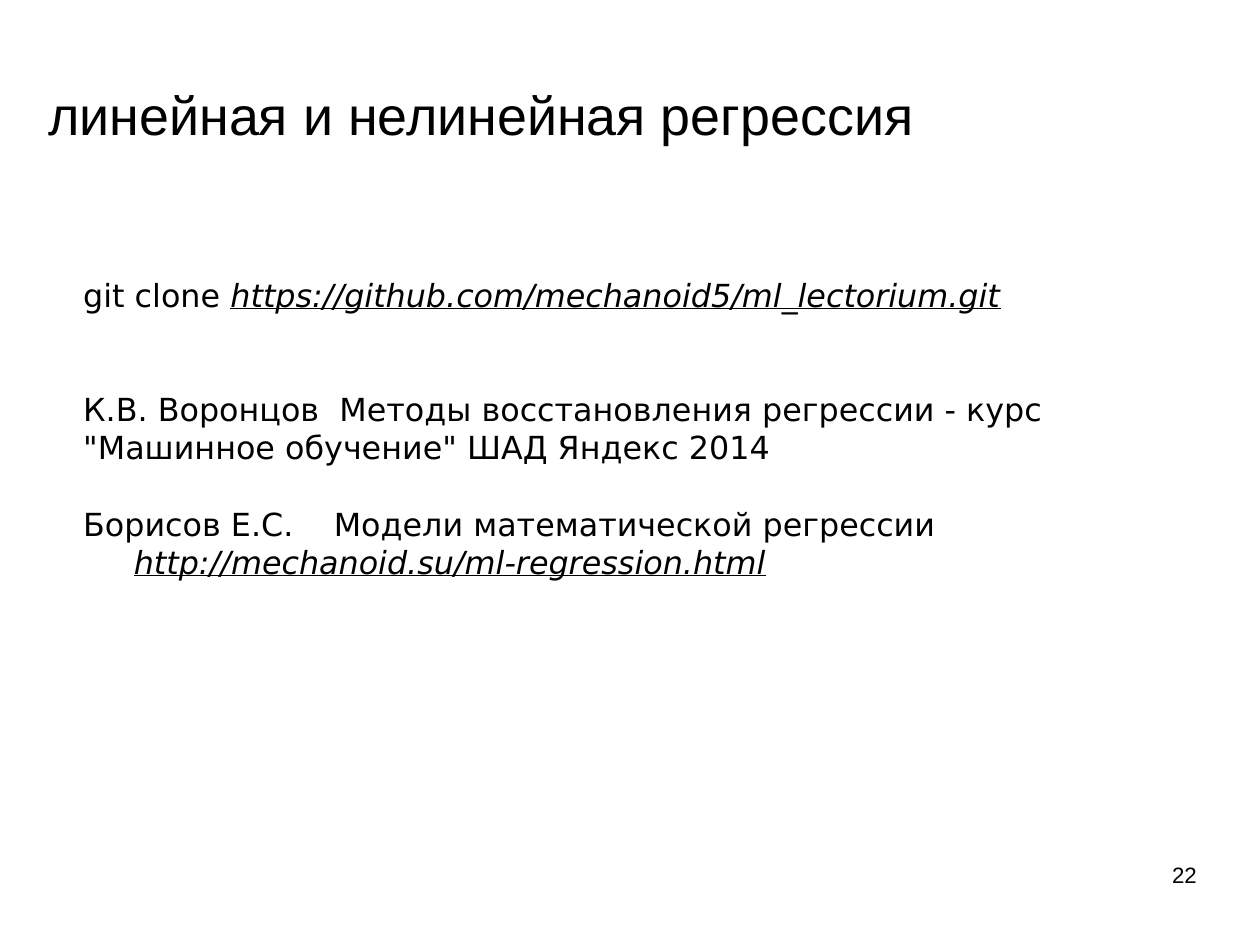
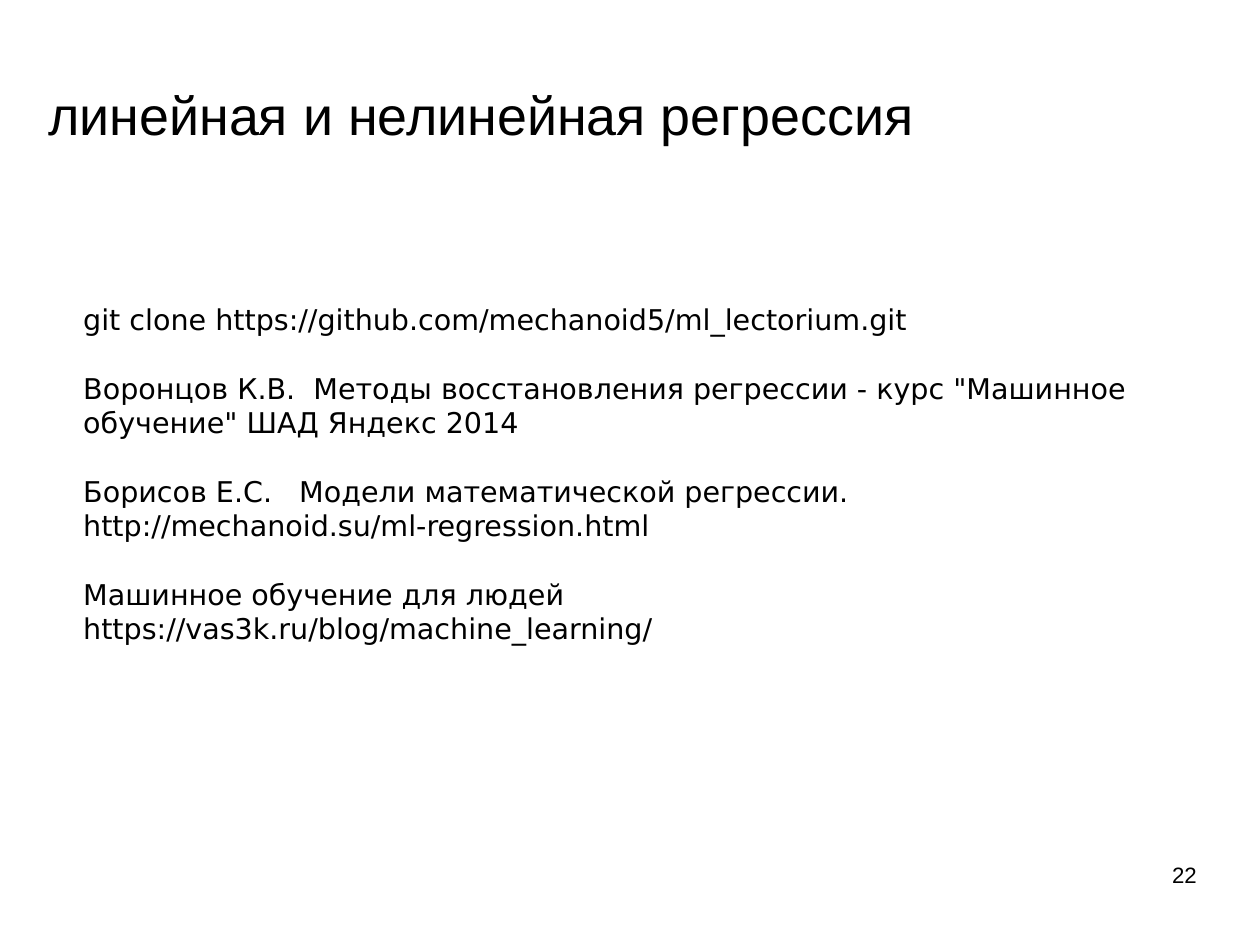
Before and after one commit to mechanoid5/ml_lectorium_legacy, a slide deck: slide 22 of 16-regression-linear.odp. Drawn at 1260x945 pixels with LibreOffice and Linux fonts; fonts in the diff are those of the drawing; background and template pictures are left out. Boxes give left, top, right and bottom in pixels: in the first picture for what was removed or moved away, otherwise in the second. Text is boxed around its words. In the diff, an @@ line names an element or a change of style, - is before the commit and + after.

```diff
--- a/16-regression-linear.odp
+++ b/16-regression-linear.odp
@@ text "git clone https://github.com/mechanoid5/ml_lectorium.git" moved from (x1=83, y1=283, x2=1042, y2=581) to (x1=83, y1=308, x2=1125, y2=645) @@
@@ text at (x1=83, y1=308, x2=906, y2=542): size 20 to 18 pt in "git clone https://github.com/mechanoid5/ml_lectorium.git", "http://mechanoid.su/ml-regression.html"; italic off, underline off in "https://github.com/mechanoid5/ml_lectorium.git", "http://mechanoid.su/ml-regression.html" @@
@@ text at (x1=83, y1=378, x2=1125, y2=508): text changed; size 20 to 18 pt @@
-К.В. Воронцов Методы восстановления регрессии - курс "Машинное обучение" ШАД Яндекс 2014
-Борисов Е.С. Модели математической регрессии
+Воронцов К.В. Методы восстановления регрессии - курс "Машинное обучение" ШАД Яндекс 2014
+Борисов Е.С. Модели математической регрессии.
@@ text at (x1=83, y1=583, x2=652, y2=645): paragraph added @@
+Машинное обучение для людей https://vas3k.ru/blog/machine_learning/
```
Also in this commit, not shown: 7 other files.
